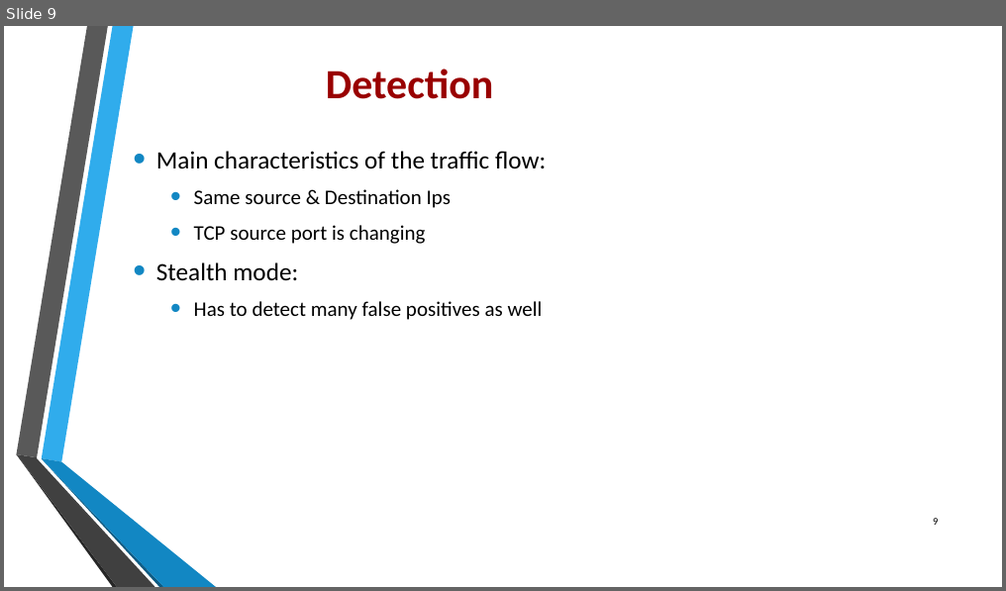
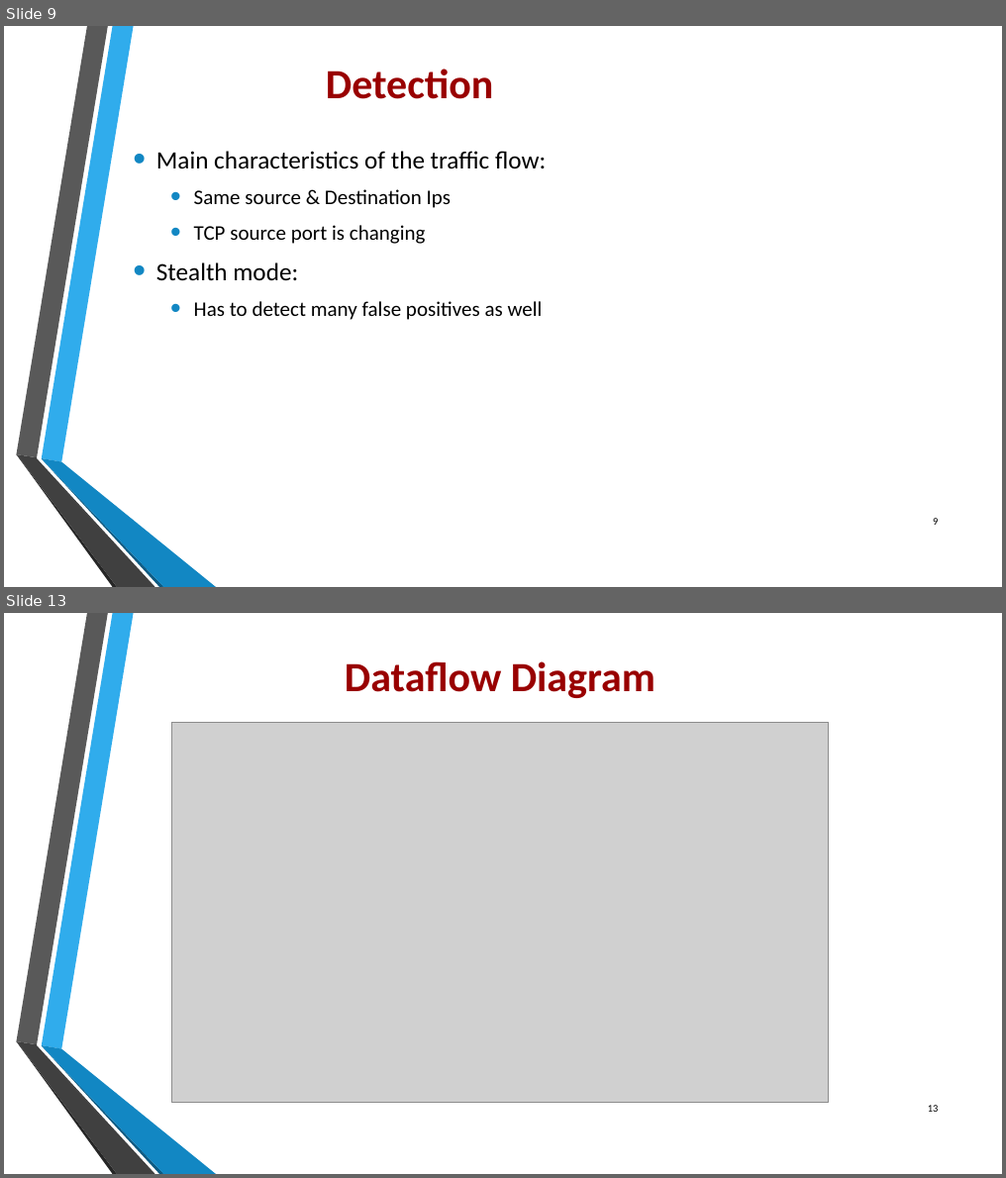
Before and after one commit to jacobnunno/TCP-Data-Exfiltration, a slide deck: Exfiltration_TCP_SourcePort.pptx. Shown one above the other, each under a label of ours: slide 9 before the commit, slides 9 and 13 after it; the slides between them are not shown. The pictures are 1006x591 and 1006x1178 pixels, drawn with LibreOffice and Linux fonts; fonts in the diff are those of the drawing; grey boxes stand for pictures; background and template pictures are left out. Boxes give left, top, right and bottom in pixels: in the first picture for what was removed or moved away, otherwise in the second. Text is boxed around its words. In the diff, an @@ line names an element or a change of style, - is before the commit and + after.

```diff
--- a/Exfiltration_TCP_SourcePort.pptx
+++ b/Exfiltration_TCP_SourcePort.pptx
@@ slide 13 added at bbox=[4, 613, 1002, 1174], background picture (left out); not listed: 6 template elements that a slide beside it also shows @@
@@ text added at bbox=[345, 662, 655, 698], 40 pt, text #990000, bold @@
+Dataflow Diagram
@@ picture added at bbox=[171, 722, 829, 1103] @@
@@ page number added at bbox=[928, 1105, 939, 1112], 10 pt, text #000000 @@
+13
```
Also in this commit, not shown: 1 slide changed, 6 other slides added, 1 slide removed.
